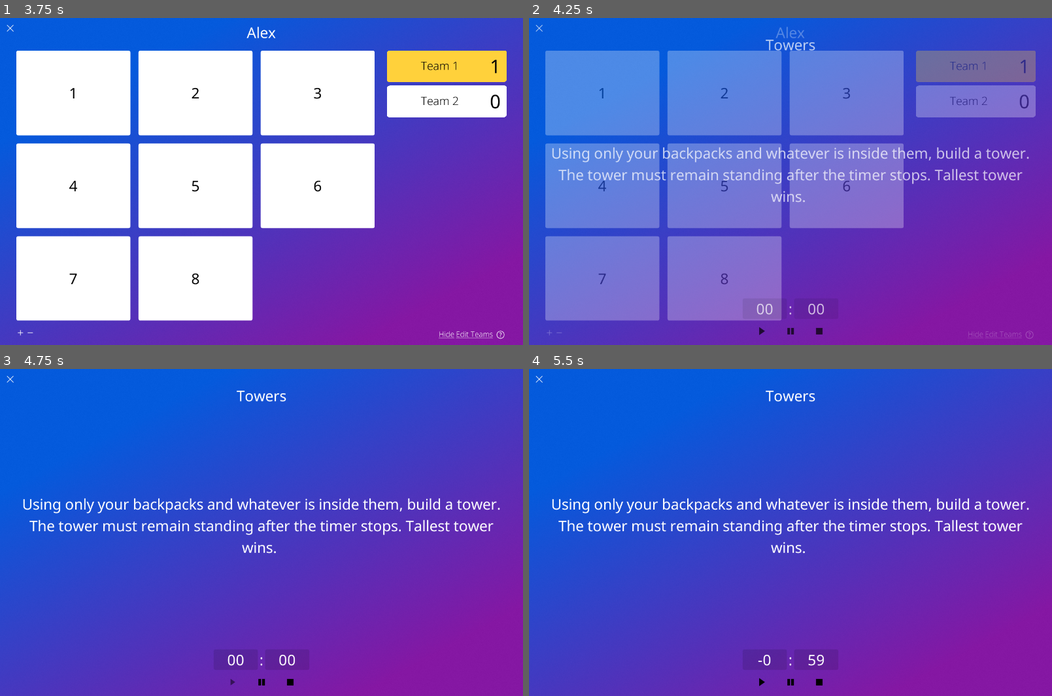
Above: before the commit, frames 1-4 (two rows, left to right).
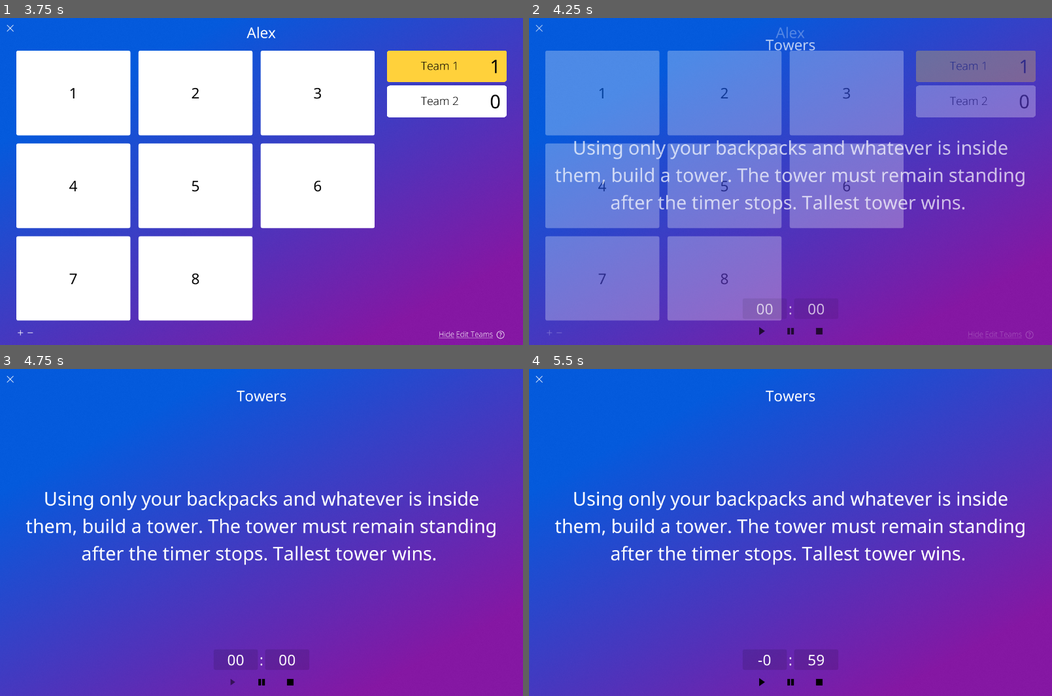
Above: after the commit, the same moments.

Repository: albaileyapps/classroom-tasking
Game: Godot game, scene res://main.tscn
Two runs of this game, one before a commit and one after it. Both use one fixed random seed, a clock stepped at 60 frames per second and the inputs below.
Inputs (mouse positions are in pixels of both pictures, inside the frame that each line leads up to):
- Up to frame 1 (3.75 s): click (261, 135) at 0.5 s; click (261, 106) at 1.27 s; type "Alex" at 1.35 s; click "Start" at 2 s; tap Enter at 2.75 s; move the mouse to (444, 67) at 2.77 s; hold Up (ui_up) 2.78-3.5 s; click (444, 67) at 2.92 s; click "1" at 3.5 s
- Up to frame 2 (4.25 s): no input
- Up to frame 3 (4.75 s): click (235, 682) at 4.25 s
- Up to frame 4 (5.5 s): click "2" at 5 s

Frame 1 is identical in both runs. In frame 2, 4.4% of the frame differs, in the area x 4-96%, y 37-60%; in frame 3, 4.9%; in frame 4, 4.9%.

Commit message:
converted back to godot 3.5 after accidentally opening in 4.0

Diff:
--- a/scenes/TaskScene.tscn
+++ b/scenes/TaskScene.tscn
@@ -6,6 +6,7 @@
 [ext_resource path="res://themes/large_font.tres" type="DynamicFont" id=4]
 [ext_resource path="res://assets/img/btn-close-pressed.png" type="Texture" id=5]
 [ext_resource path="res://components/CountdownTimer.tscn" type="PackedScene" id=6]
+[ext_resource path="res://themes/x_large_font.tres" type="DynamicFont" id=7]
 
 [node name="TaskScene" instance=ExtResource( 1 )]
 script = ExtResource( 2 )
@@ -45,7 +46,7 @@
 grow_vertical = 2
 size_flags_horizontal = 3
 size_flags_vertical = 3
-custom_fonts/font = ExtResource( 4 )
+custom_fonts/font = ExtResource( 7 )
 text = "Description of the task!!!"
 align = 1
 valign = 1
Not shown: 1 places in scenes/TaskScene.tscn that only renumber resources
